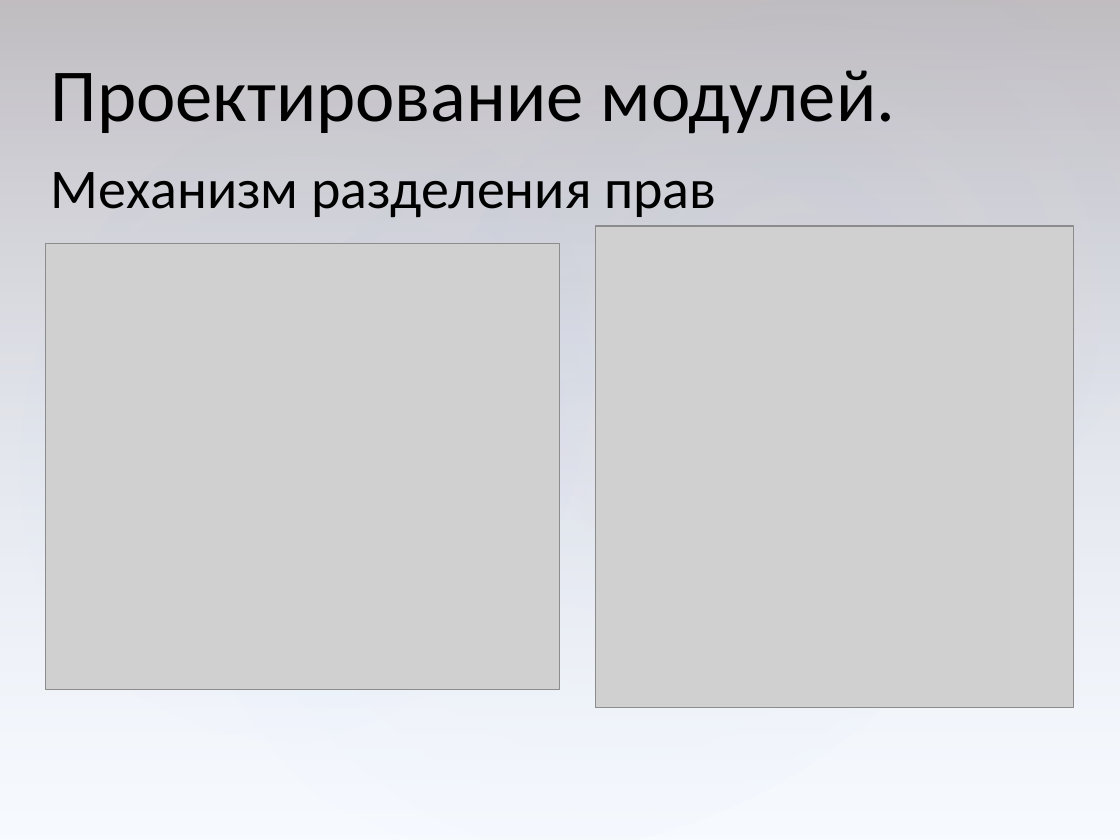
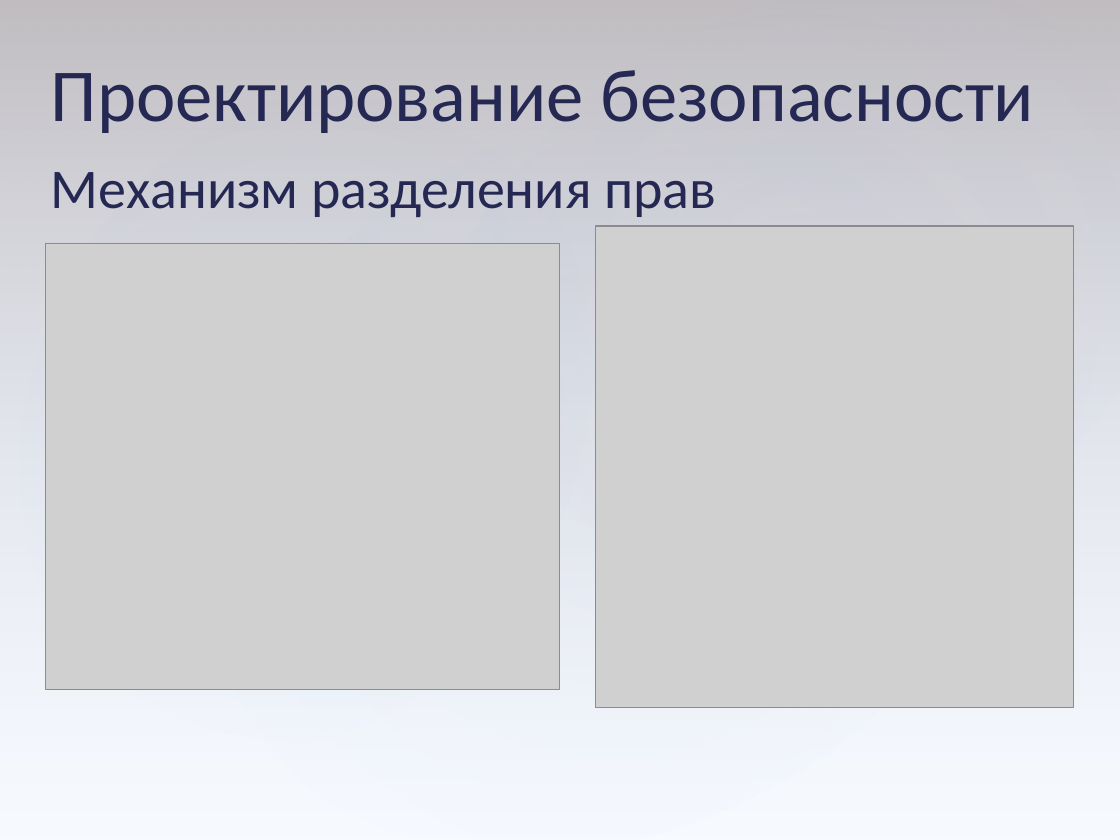
Before and after one commit to serpikovs/in40, a slide deck: slide 33 of !docs/common.pptx. Drawn at 1120x840 pixels with LibreOffice and Linux fonts; fonts in the diff are those of the drawing; grey boxes stand for pictures. Boxes give left, top, right and bottom in pixels: in the first picture for what was removed or moved away, otherwise in the second. Text is boxed around its words. In the diff, an @@ line names an element or a change of style, - is before the commit and + after.

```diff
--- a/!docs/common.pptx
+++ b/!docs/common.pptx
@@ text at [51,70,1035,133]: text changed; text colour #000000 to #242852 @@
-Проектирование модулей.
+Проектирование безопасности
@@ text "Механизм разделения прав" at [51,172,716,217]: text colour #000000 to #242852 @@
```
Also in this commit, not shown: 34 other slides changed.
